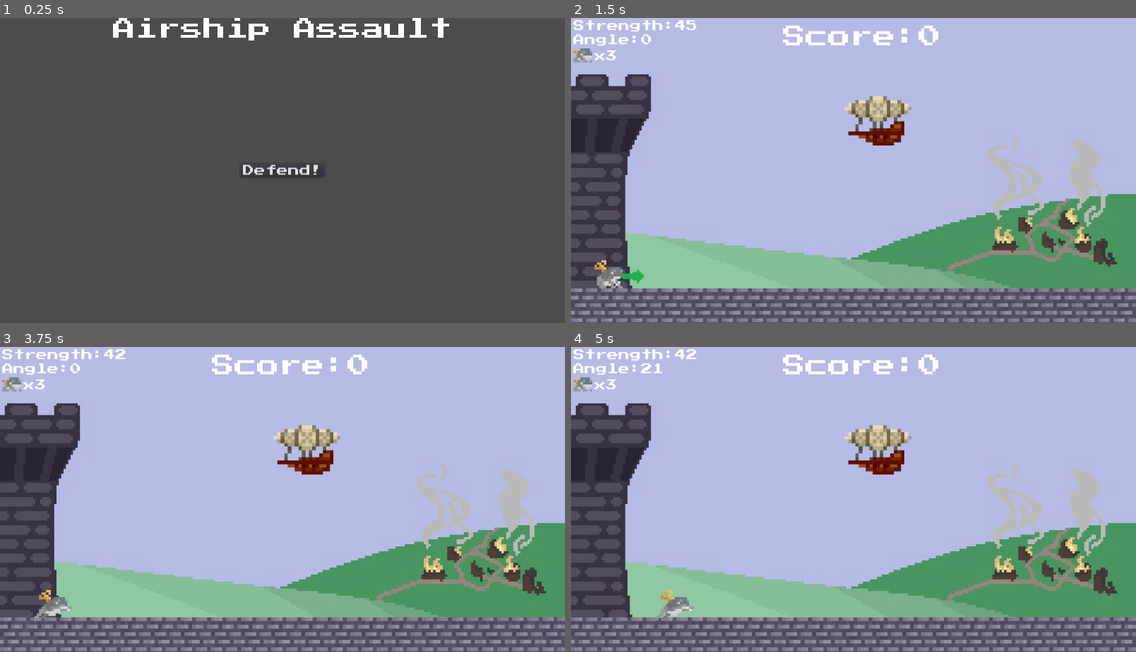
Above: before the commit, frames 1-4 (two rows, left to right).
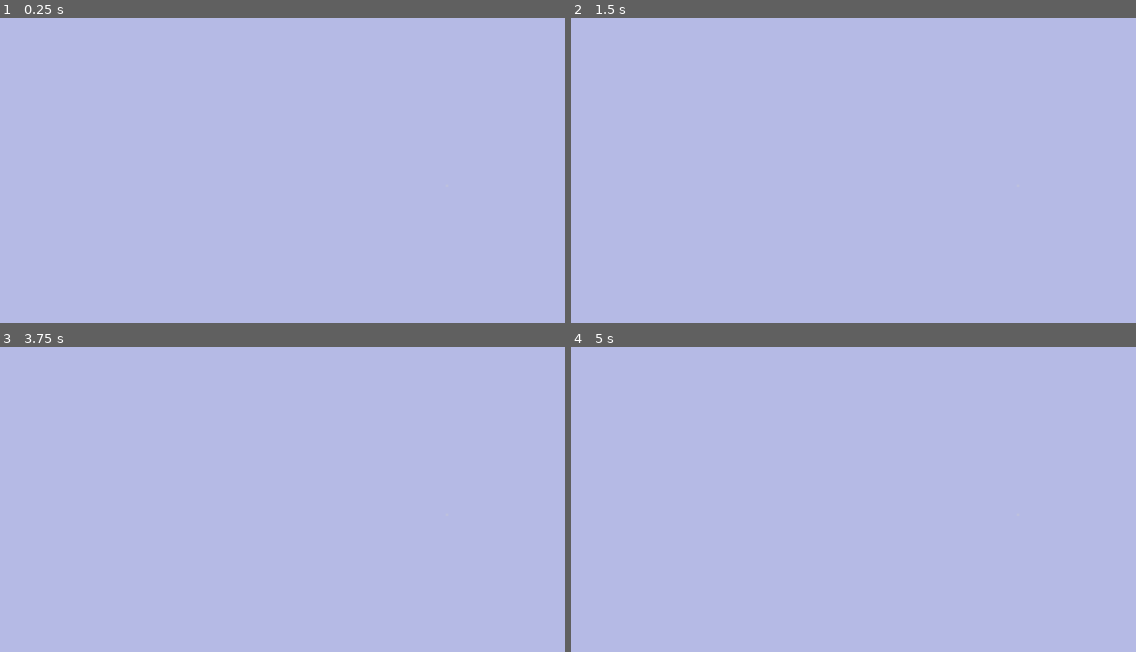
Above: after the commit, the same moments.

Repository: lthammond/CS315-P1-Airship_Assault
Game: Godot game, scene res://src/Title.tscn
Same seed, same stepped clock (60 frames per second), same inputs: the game is played once before the commit and once after it.
Inputs (mouse positions are in pixels of both pictures, inside the frame that each line leads up to):
- Up to frame 1 (0.25 s): no input
- Up to frame 2 (1.5 s): click "Defend!" at 0.5 s; click (853, 170) at 1.25 s, where only the run after the commit has a clickable "Defend!"
- Up to frame 3 (3.75 s): click (282, 499) at 2 s, where only the run after the commit has a clickable "Defend!"; tap Enter at 2.75 s; hold Down (decrease_angle) 2.78-3.53 s; tap Space (launch) at 3.5 s; tap Left (decrease_strength) at 3.6 s
- Up to frame 4 (5 s): hold Up (increase_angle) from 4.28 s (still down)

The runs differ from the first frame. In frame 1, 100% of the frame differs, in the area x 0-100%, y 0-100%; in frame 2, 40%; in frame 3, 40%; in frame 4, 40%.

Commit message:
Add background to Title.tscn

Diff:
--- a/project/src/Title.tscn
+++ b/project/src/Title.tscn
@@ -1,7 +1,8 @@
-[gd_scene load_steps=7 format=2]
+[gd_scene load_steps=8 format=2]
 
 [ext_resource path="res://assets/PressStart2P-Regular.ttf" type="DynamicFontData" id=1]
 [ext_resource path="res://src/Title.gd" type="Script" id=2]
+[ext_resource path="res://assets/titleBackground.png" type="Texture" id=3]
 
 [sub_resource type="DynamicFont" id=1]
 size = 48
@@ -53,4 +54,10 @@
 "_edit_use_anchors_": false
 }
 
+[node name="TextureRect" type="TextureRect" parent="."]
+margin_right = 1202.0
+margin_bottom = 655.0
+texture = ExtResource( 3 )
+stretch_mode = 1
+
 [connection signal="pressed" from="PlayButton" to="." method="_on_PlayButton_pressed"]
Binary file added: project/assets/titleBackground.png
Not shown, added: project/assets/titleBackground.png.import
